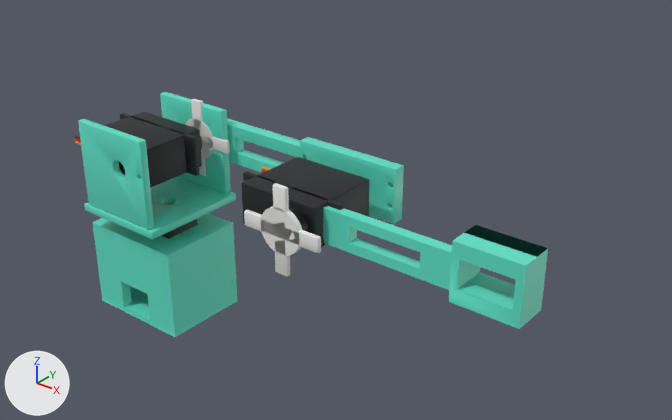
Renders of the glTF model web/public/bim/brazo.glb from each side of a commit.
Before and after are seen from a 50 mm camera at (0.331, -0.274, 0.257) aimed at (0.101, 0.013, 0.079). Lighting does not change. The marker at lower left points along +X, +Y and +Z. The first picture is the older version. Where no turn or scale is listed for an object, it has been applied to the vertices. Vertices at exactly the same position are counted once.

Names of what the first picture shows: 'P07', 'P08', 'P09', 'P10', 'S2_hombro', 'S3_codo' and 1 more.
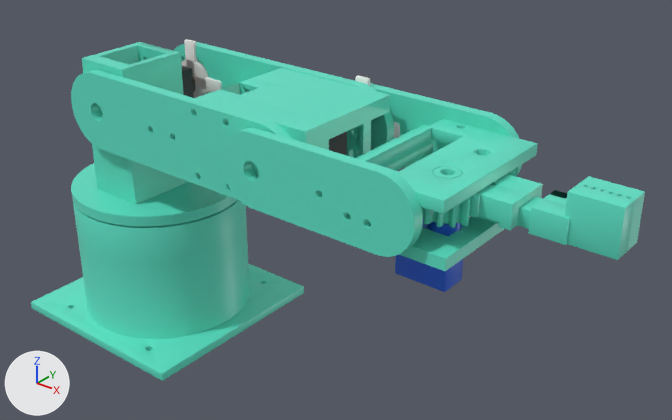
ob_j_giro is not drawn itself; it is the parent of ob_j_hombro, ob_s2_hombro.
ob_j_hombro is not drawn itself; it is the parent of ob_j_codo, ob_s3_codo.

Boxes [x1, y1, x2, y2] around the edits, measured in the pictures (672 x 420 px):
'P07', reshaped, moved (88% wider, 46% taller)
    before: [92, 213, 237, 337]
    after: [31, 200, 304, 381]
'P08', reshaped, moved (26% taller)
    before: [78, 92, 236, 239]
    after: [71, 42, 237, 227]
'P10B', added (cyan)
    after: [221, 128, 423, 257]
'P09B', added (cyan)
    after: [71, 70, 292, 200]
'P10', deleted (cyan)
    before: [323, 206, 548, 329]
'S3_codo', moved, turned (mostly hidden afterwards)
    before: [242, 157, 369, 276]
    after: [329, 75, 400, 155]
'P35', added (cyan)
    after: [196, 68, 390, 158]
'P31', added (cyan)
    after: [421, 167, 635, 260]
'P34', added (cyan)
    after: [362, 119, 538, 214]
'S2_hombro', moved, turned
    before: [74, 99, 230, 188]
    after: [181, 39, 222, 98]
'P09', deleted (cyan)
    before: [227, 118, 404, 224]
'P09A', added
    after: [173, 42, 394, 150]
'P10A', added (cyan)
    after: [370, 83, 522, 175]
'P30', added (cyan)
    after: [399, 140, 504, 271]
'P32', added (cyan)
    after: [490, 167, 645, 250]
'S4_pinza', added
    after: [395, 216, 471, 292]
'P37', added (cyan)
    after: [357, 125, 434, 171]
part 1 of me_p08_horquilla_001, deleted (cyan)
    before: [78, 119, 154, 229]
part 2 of me_p08_horquilla_001, deleted (cyan)
    before: [160, 92, 231, 194]
part 3 of me_p08_horquilla_001, built on
    before: [84, 176, 236, 239]
    after: [71, 42, 237, 227]

Edits to the bpy script that builds the scene:
```text
Change me_p08_horquilla_001:
    remove me_p08_horquilla_001.from_pydata(...)  # 1008 vertices, 2032 faces; spans x -0.03..0.02, y -0.028..0.028, z 0.0..0.048
    add me_p08_horquilla_001.from_pydata(...)  # 1472 vertices, 2907 faces; spans x -0.042..0.042, y -0.042..0.042, z 0.0..0.07
    me_p08_horquilla_001 part 1: the loose piece of 296 vertices spanning x -0.027..0.017, y -0.0275..-0.0235, z 0.004..0.048 is deleted
    me_p08_horquilla_001 part 2: the loose piece of 296 vertices spanning x -0.027..0.017, y 0.0235..0.0275, z 0.004..0.048 is deleted
    me_p08_horquilla_001 part 3: 416 vertices removed from x -0.03..0.02, y -0.028..0.028, z 0.0..0.004; 1472 vertices added at x -0.042..0.042, y -0.042..0.042, z 0.0..0.07
Change me_p07_torreta_002:
    remove me_p07_torreta_002.from_pydata(...)  # 945 vertices, 1938 faces; spans x -0.033..0.023, y -0.022..0.022, z 0.0..0.046
    add me_p07_torreta_002.from_pydata(...)  # 2528 vertices, 5092 faces; spans x -0.05..0.05, y -0.05..0.05, z 0.0..0.064
    me_p07_torreta_002 part 4: 945 vertices removed from x -0.033..0.023, y -0.022..0.022, z 0.0..0.046; 2528 vertices added at x -0.05..0.05, y -0.05..0.05, z 0.0..0.064
Change ob_j_giro:
    ob_j_giro.location: (0.0052, 0.0, 0.0556) -> (0.0, 0.0, 0.065)
Change ob_j_hombro:
    ob_j_hombro.location: (0.0, 0.0, 0.03) -> (0.0, 0.0, 0.049)
Remove ob_p10:
    ob_p10 = bpy.data.objects.new('P10', me_p10_eslabón_2_001)
Remove ob_p09:
    ob_p09 = bpy.data.objects.new('P09', me_p09_eslabón_1_001)
Change ob_s3_codo:
    ob_s3_codo.location: (0.0898, 0.019, 0.0) -> (0.0898, -0.0123, 0.0)
    ob_s3_codo.rotation_euler: (1.571, 0.0, 0.0) -> (-1.571, 0.0, 0.0)  # degrees (90, 0, 0) -> degrees (-90, 0, 0)
Change ob_p08:
    ob_p08.location: (0.0052, 0.0, 0.0556) -> (0.0, 0.0, 0.065)
Change ob_s2_hombro:
    ob_s2_hombro.location: (-0.0102, -0.0215, 0.03) -> (0.0, -0.0186, 0.0388)
    ob_s2_hombro.rotation_euler: (-1.571, 0.0, 0.0) -> (-1.571, -1.571, 0.0)  # degrees (-90, 0, 0) -> degrees (-90, -90, 0)
Change ob_p07:
    ob_p07.location: (0.005, 0.0, 0.0) -> (0.0, 0.0, 0.0)
Add ob_p35:
    ob_p35 = bpy.data.objects.new('P35', me_p35_001)  # 1824 vertices, 3697 faces; spans x 0.059..0.119, y -0.027..0.0271, z -0.0177..0.0177; in mat_impreso_petg_menta (cyan #5fe3c8)
    ob_p35.location = (0.0, 0.0, 0.114)
Add ob_p09b:
    ob_p09b = bpy.data.objects.new('P09B', me_p09b_001)  # 744 vertices, 1517 faces; spans x -0.018..0.118, y -0.0321..-0.027, z -0.018..0.018; in mat_impreso_petg_menta (cyan #5fe3c8)
    ob_p09b.location = (0.0, 0.0, 0.114)
Add ob_p09a:
    ob_p09a = bpy.data.objects.new('P09A', me_p09a_001)  # 1198 vertices, 2441 faces; spans x -0.018..0.118, y 0.027..0.0321, z -0.018..0.018; in mat_impreso_petg_menta (cyan #5fe3c8)
    ob_p09a.location = (0.0, 0.0, 0.114)
Add ob_s4_pinza:
    ob_s4_pinza = bpy.data.objects.new('S4_pinza', me_servo_mg90s)  # 288 vertices, 552 faces; spans x -0.0162..0.0162, y -0.0061..0.0061, z 0.0..0.0314; in mat_servo_azul_translucido (blue #2a63e0), mat_laton (orange #c8a04a), mat_plastico_blanco (white #ededea)
    ob_s4_pinza.location = (0.1661, -0.0116, 0.0794)
Add ob_p37:
    ob_p37 = bpy.data.objects.new('P37', me_p37_001)  # 98 vertices, 196 faces; spans x 0.028..0.04, y -0.0326..0.0333, z -0.006..0.006; in mat_impreso_petg_menta (cyan #5fe3c8)
    ob_p37.location = (0.1, 0.0, 0.114)
Add ob_p34:
    ob_p34 = bpy.data.objects.new('P34', me_p34_002)  # 793 vertices, 1602 faces; spans x 0.041..0.084, y -0.0325..0.0333, z 0.0054..0.0104; in mat_impreso_petg_menta (cyan #5fe3c8)
    ob_p34.location = (0.1, 0.0, 0.114)
Add ob_p30:
    ob_p30 = bpy.data.objects.new('P30', me_p30_001)  # 1152 vertices, 2408 faces; spans x 0.041..0.086, y -0.0325..0.0334, z -0.0159..0.0054; in mat_impreso_petg_menta (cyan #5fe3c8)
    ob_p30.location = (0.1, 0.0, 0.114)
Add ob_p10b:
    ob_p10b = bpy.data.objects.new('P10B', me_p10b_002)  # 518 vertices, 1045 faces; spans x -0.016..0.076, y -0.0376..-0.0325, z -0.016..0.016; in mat_impreso_petg_menta (cyan #5fe3c8)
    ob_p10b.location = (0.1, 0.0, 0.114)
Add ob_p10a:
    ob_p10a = bpy.data.objects.new('P10A', me_p10a_002)  # 757 vertices, 1539 faces; spans x -0.016..0.076, y 0.0333..0.0384, z -0.016..0.016; in mat_impreso_petg_menta (cyan #5fe3c8)
    ob_p10a.location = (0.1, 0.0, 0.114)
Add ob_p32:
    ob_p32 = bpy.data.objects.new('P32', me_p32_001)  # 880 vertices, 1863 faces; spans x -0.0133..0.064, y -0.0133..0.0133, z -0.005..0.014; in mat_impreso_petg_menta (cyan #5fe3c8)
    ob_p32.location = (0.172, 0.0124, 0.114)
Add ob_p31:
    ob_p31 = bpy.data.objects.new('P31', me_p31_002)  # 2786 vertices, 5576 faces; spans x -0.0135..0.064, y -0.0135..0.0135, z -0.005..0.014; in mat_impreso_petg_menta (cyan #5fe3c8)
    ob_p31.location = (0.172, -0.0116, 0.114)
```
